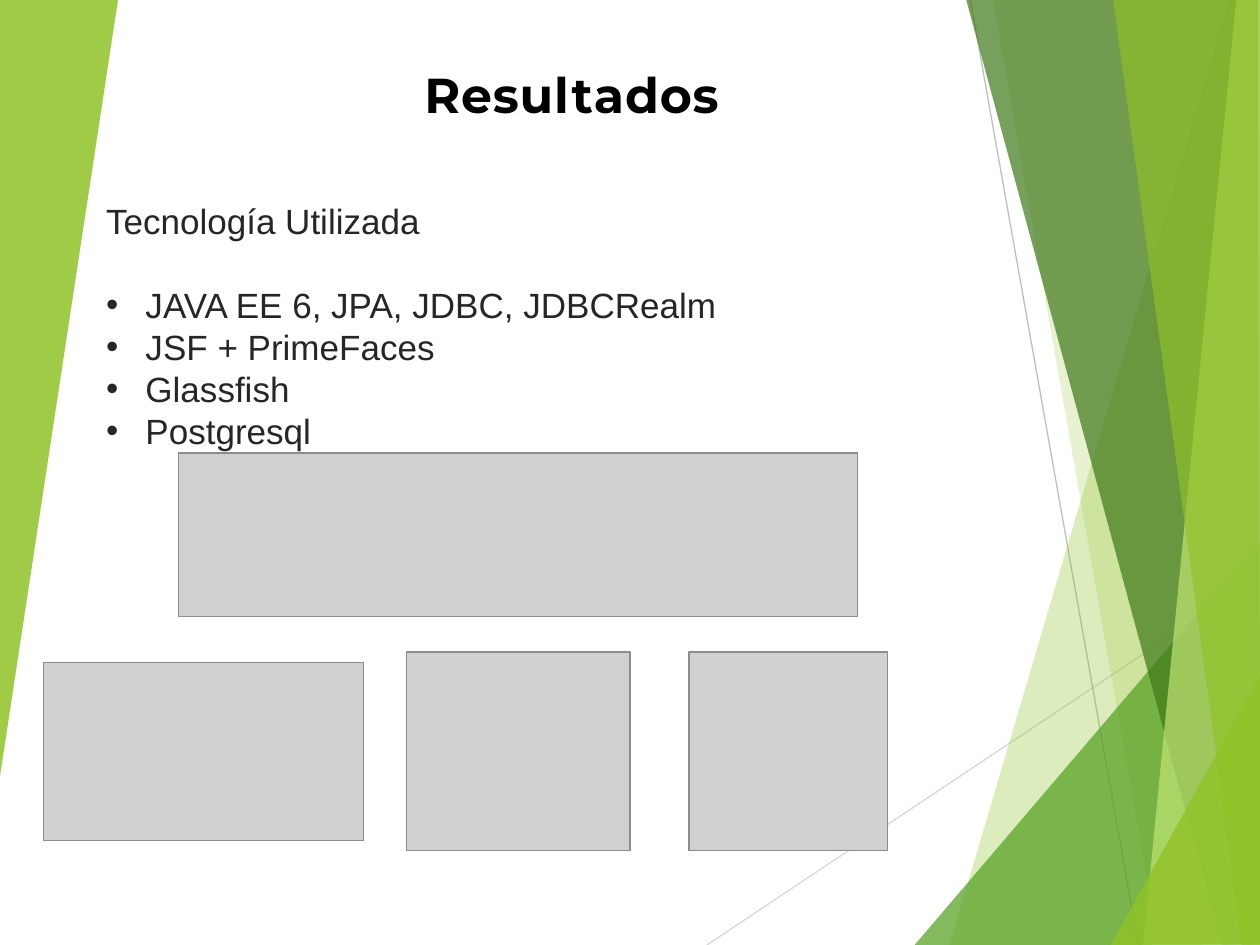
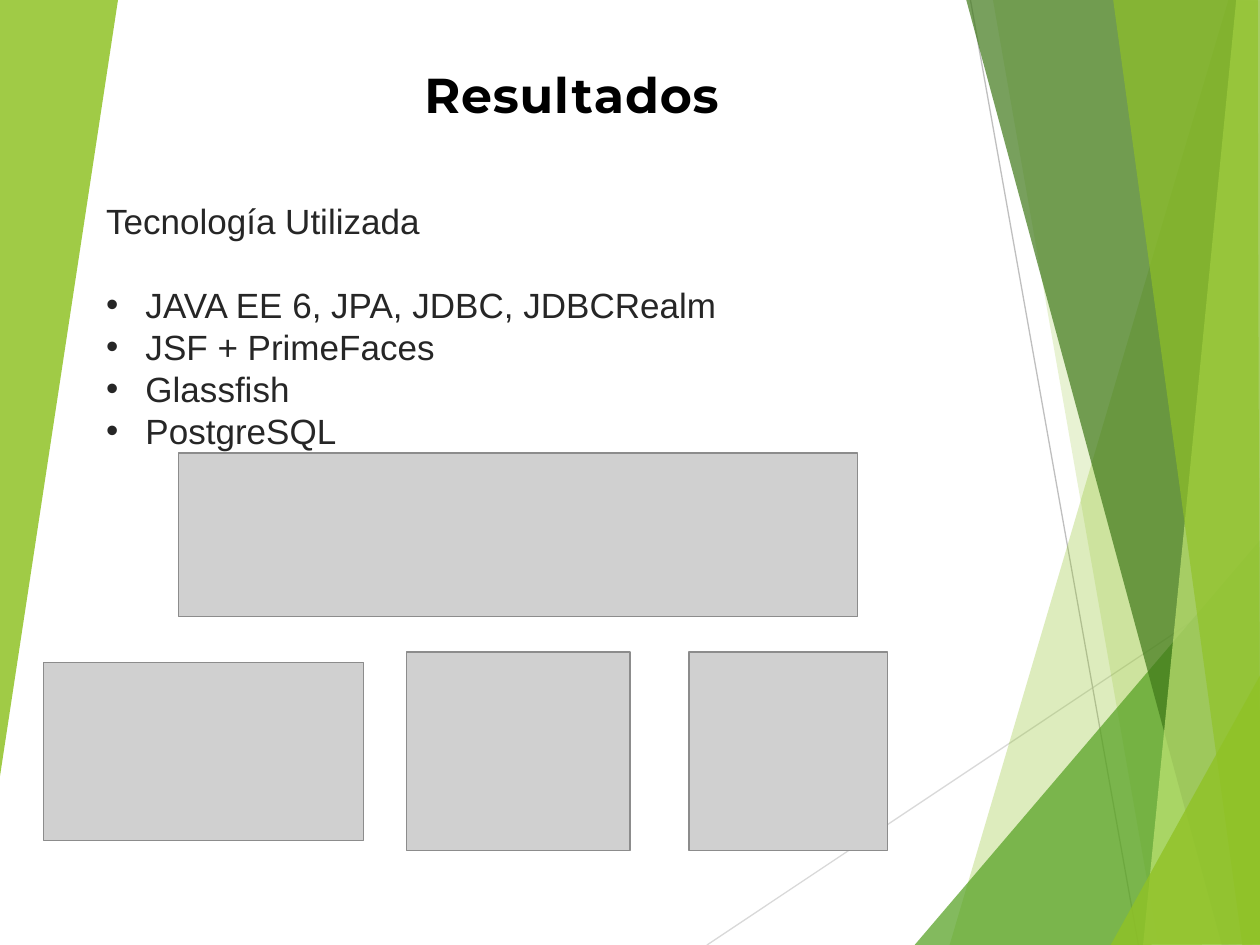
Before and after one commit to andy645jh/ProyectoGrado, a slide deck: slide 5 of extras/docs/rdc_presentacion.pptx. Drawn at 1260x945 pixels with LibreOffice and Linux fonts; fonts in the diff are those of the drawing; grey boxes stand for pictures. Boxes give left, top, right and bottom in pixels: in the first picture for what was removed or moved away, otherwise in the second. Text is boxed around its words. In the diff, an @@ line names an element or a change of style, - is before the commit and + after.

Commit message:
Se corrigio ortografia

```diff
--- a/extras/docs/rdc_presentacion.pptx
+++ b/extras/docs/rdc_presentacion.pptx
@@ text at <box>145,419,336,451</box>: text changed @@
-• Postgresql
+• PostgreSQL
```
